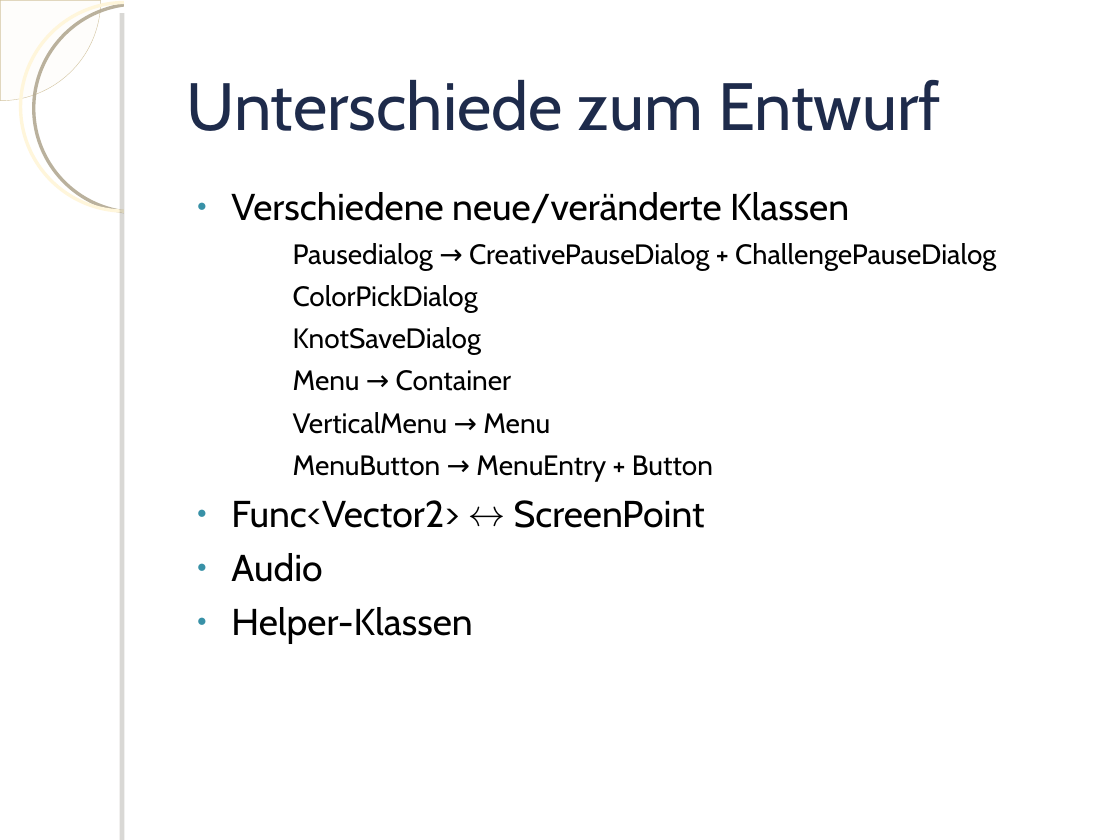
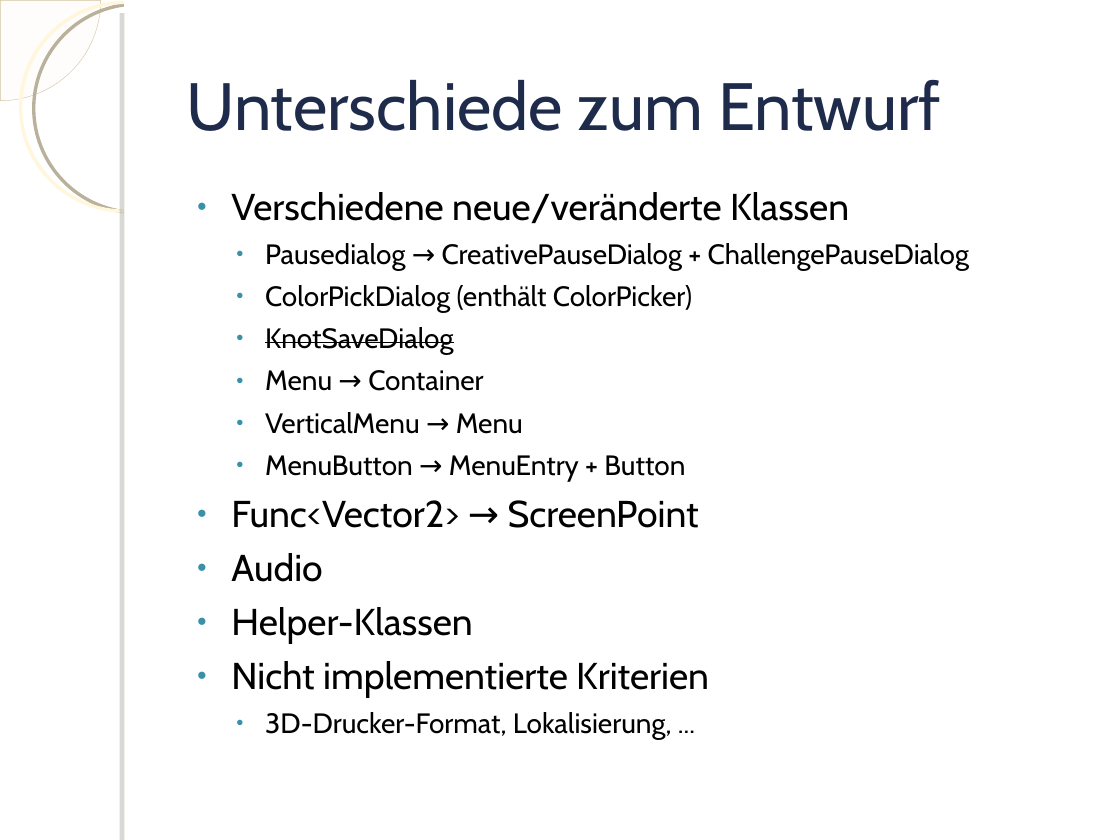
Before and after one commit to knot3/pse-knot, a slide deck: slide 2 of Implementierungsbericht/Praesentation.odp. Drawn at 1120x840 pixels with LibreOffice and Linux fonts; fonts in the diff are those of the drawing; background and template pictures are left out. Boxes give left, top, right and bottom in pixels: in the first picture for what was removed or moved away, otherwise in the second. Text is boxed around its words. In the diff, an @@ line names an element or a change of style, - is before the commit and + after.

Commit message:
Präsentation update

```diff
--- a/Implementierungsbericht/Praesentation.odp
+++ b/Implementierungsbericht/Praesentation.odp
@@ text at (x1=265, y1=243, x2=969, y2=481): strikethrough on in "KnotSaveDialog"; bullet − to ●; bullet colour #FFFFFF to #3891A7 @@
@@ text at (x1=265, y1=285, x2=692, y2=313): text changed @@
-  − ColorPickDialog
+  ● ColorPickDialog (enthält ColorPicker)
@@ text at (x1=231, y1=500, x2=699, y2=528): text changed @@
-● Func<Vector2> ↔ ScreenPoint
+● Func<Vector2> → ScreenPoint
@@ text at (x1=231, y1=661, x2=709, y2=740): paragraphs added @@
+● Nicht implementierte Kriterien
+  ● 3D-Drucker-Format, Lokalisierung, ...
```
Also in this commit, not shown: 1 other slide changed, 1 slide added, 2 other files.
